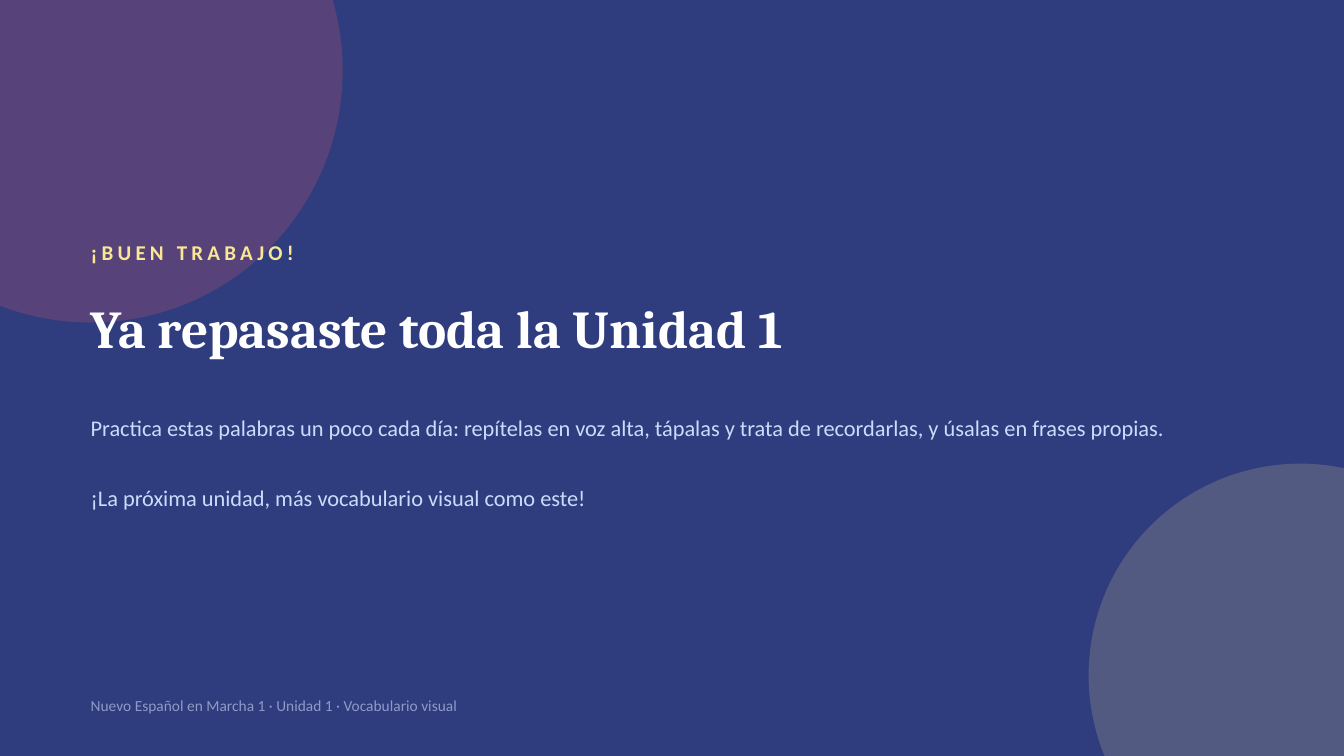
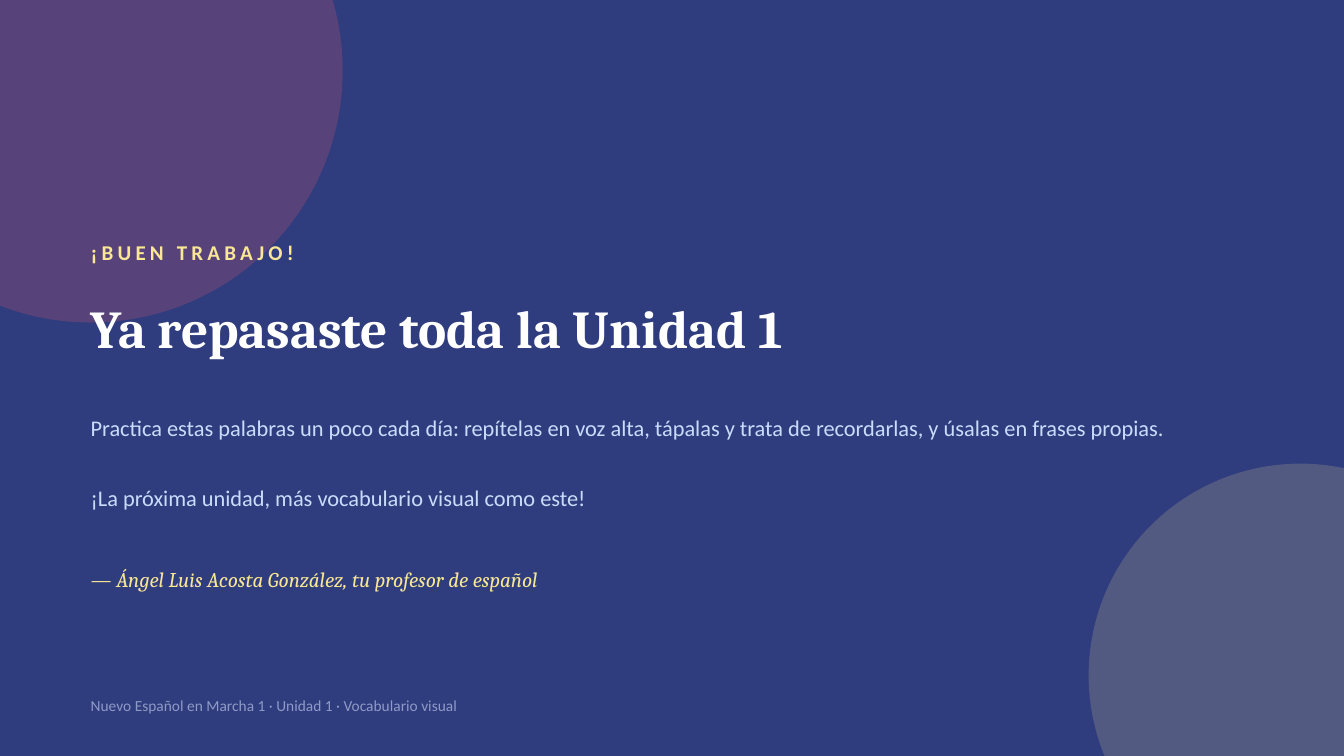
Before and after one commit to angelluisacosta99-bit/Molu, a slide deck: slide 15 of docencia-espanol/materiales/presentaciones/nuevo-espanol-en-marcha-1_unidad1.pptx. Drawn at 1344x756 pixels with LibreOffice and Linux fonts; fonts in the diff are those of the drawing. Boxes give left, top, right and bottom in pixels: in the first picture for what was removed or moved away, otherwise in the second. Text is boxed around its words. In the diff, an @@ line names an element or a change of style, - is before the commit and + after.

```diff
--- a/docencia-espanol/materiales/presentaciones/nuevo-espanol-en-marcha-1_unidad1.pptx
+++ b/docencia-espanol/materiales/presentaciones/nuevo-espanol-en-marcha-1_unidad1.pptx
@@ text added at (x1=116, y1=569, x2=538, y2=592), 15 pt, text #F9E795, italic @@
+— Ángel Luis Acosta González, tu profesor de español
```
Also in this commit, not shown: 14 other slides changed.
